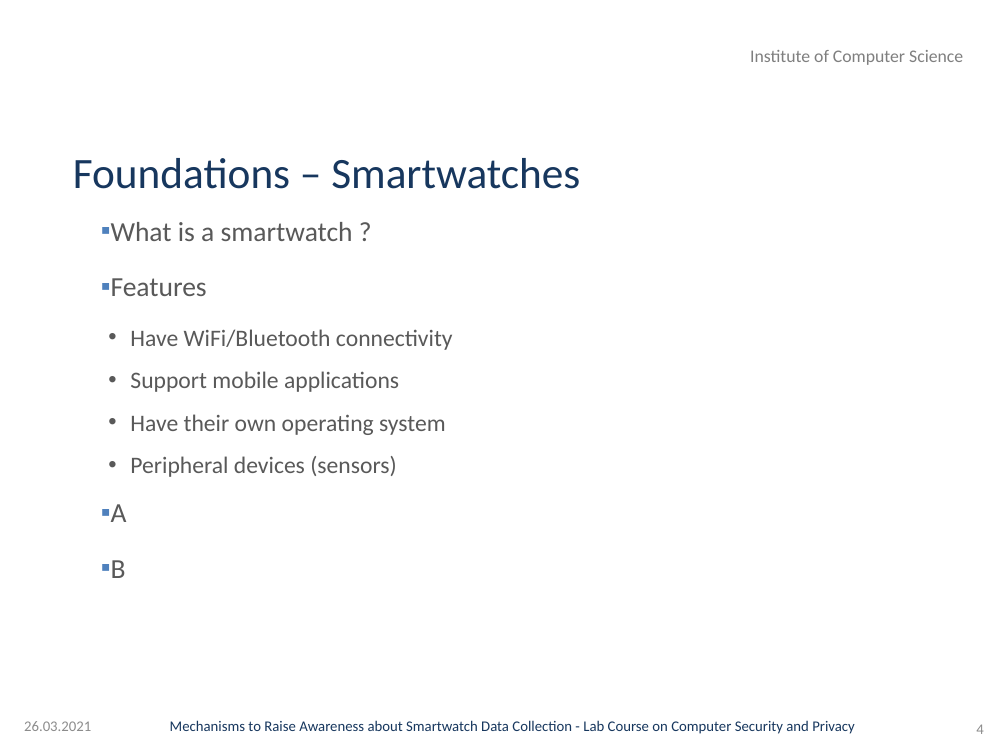
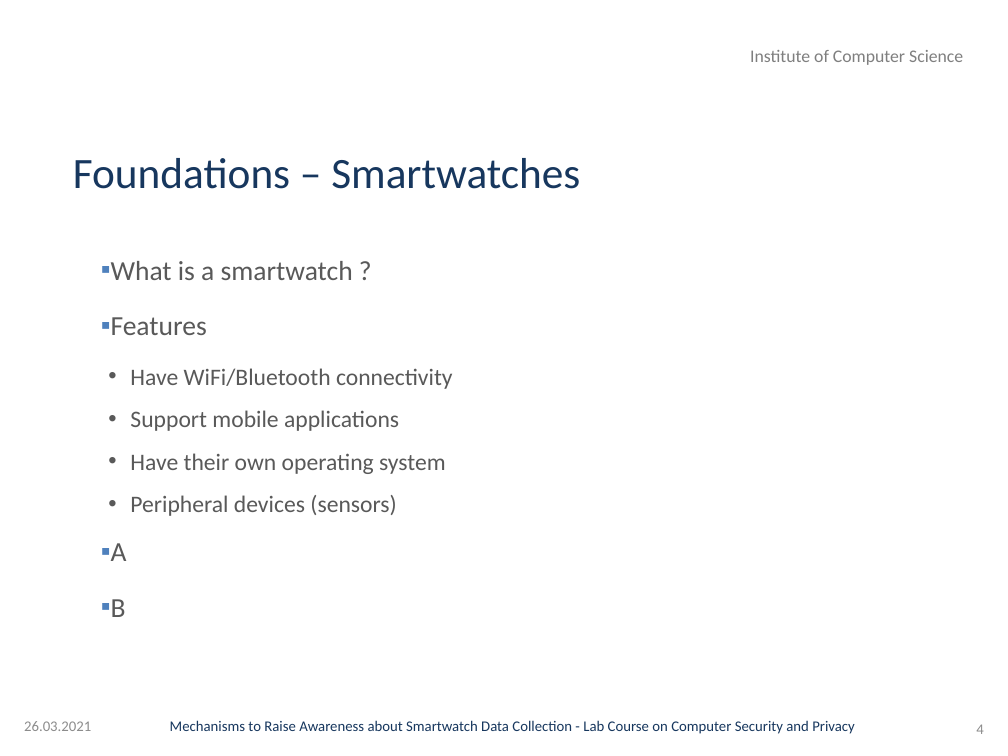
Before and after one commit to GAUG-Contributions/Practical_Course_Computer_Security_and_Privacy, a slide deck: slide 4 of Presentation/Presentation.pptx. Drawn at 1008x756 pixels with LibreOffice and Linux fonts; fonts in the diff are those of the drawing; background and template pictures are left out. Boxes give left, top, right and bottom in pixels: in the first picture for what was removed or moved away, otherwise in the second. Text is boxed around its words. In the diff, an @@ line names an element or a change of style, - is before the commit and + after.

```diff
--- a/Presentation/Presentation.pptx
+++ b/Presentation/Presentation.pptx
@@ text "What is a smartwatch ?": place and size @@
-text "What is a smartwatch ?" at (111,222,453,578)
+text "What is a smartwatch ?" at (111,261,453,617)
```
Also in this commit, not shown: 7 other slides changed.
